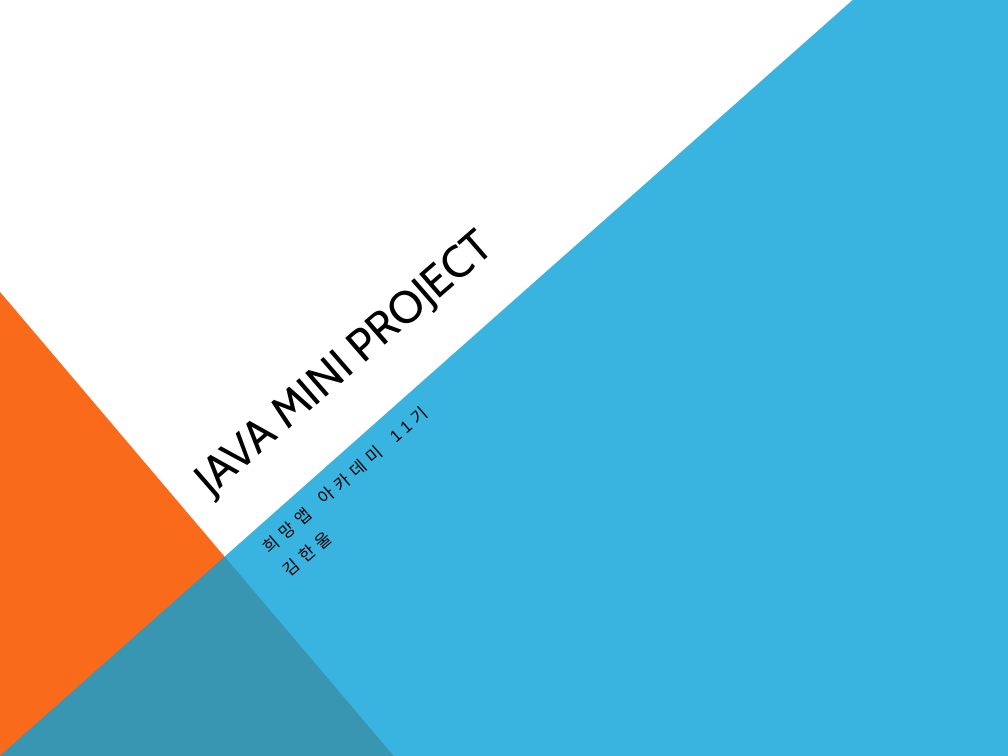
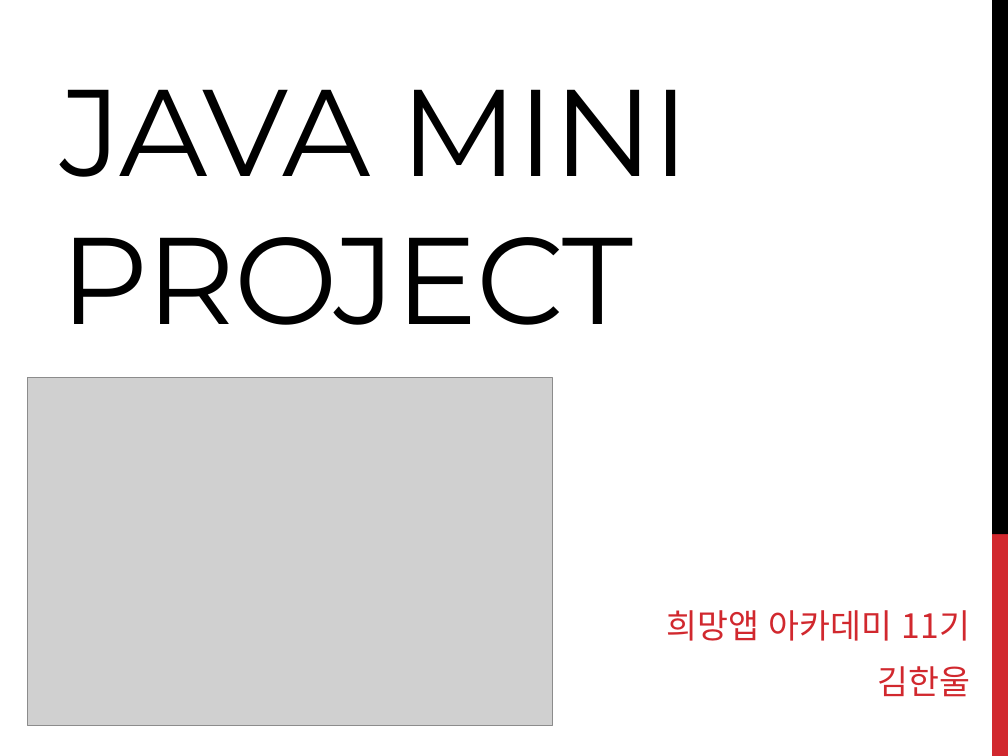
Before and after one commit to jinlee10/javaminiproj, a slide deck: slide 1 of Java_mini_proj_home/java_proj_PPT.pptx. Drawn at 1008x756 pixels with LibreOffice and Linux fonts; fonts in the diff are those of the drawing; grey boxes stand for pictures. Boxes give left, top, right and bottom in pixels: in the first picture for what was removed or moved away, otherwise in the second. Text is boxed around its words. In the diff, an @@ line names an element or a change of style, - is before the commit and + after.

```diff
--- a/Java_mini_proj_home/java_proj_PPT.pptx
+++ b/Java_mini_proj_home/java_proj_PPT.pptx
@@ freeform shape removed at (0, 0, 1008, 756) @@
@@ title "JAVA MINI PROJECT": place and size @@
-title "JAVA MINI PROJECT" at (122, 2, 680, 512)
+title "JAVA MINI PROJECT" at (60, 89, 690, 325)
@@ title "JAVA MINI PROJECT" at (60, 89, 690, 325): size 32 to 88 pt, font Cabin to Montserrat, letter spacing 0 to -0.8 pt; vertical alignment bottom to middle; rotation 319 to 0 degrees @@
@@ rectangle added at (992, 0, 1008, 534), fill #000000 @@
@@ right triangle removed at (0, 292, 394, 756) @@
@@ picture added at (28, 378, 553, 726) @@
@@ rectangle added at (992, 534, 1008, 756), fill #D1282E @@
@@ subtitle "희망앱 아카데미 11기": place and size @@
-subtitle "희망앱 아카데미 11기" at (269, 447, 384, 552)
+subtitle "희망앱 아카데미 11기" at (667, 610, 970, 697)
@@ subtitle "희망앱 아카데미 11기" at (667, 610, 970, 697): size 12 to 24 pt, font Arial to Noto Sans CJK KR, text colour #000000 to #D1282E, letter spacing 4 to 0 pt; alignment left to right; more space between paragraphs; rotation 319 to 0 degrees @@
```
Also in this commit, not shown: 2 other slides changed, 4 slides added, 4 other files.
